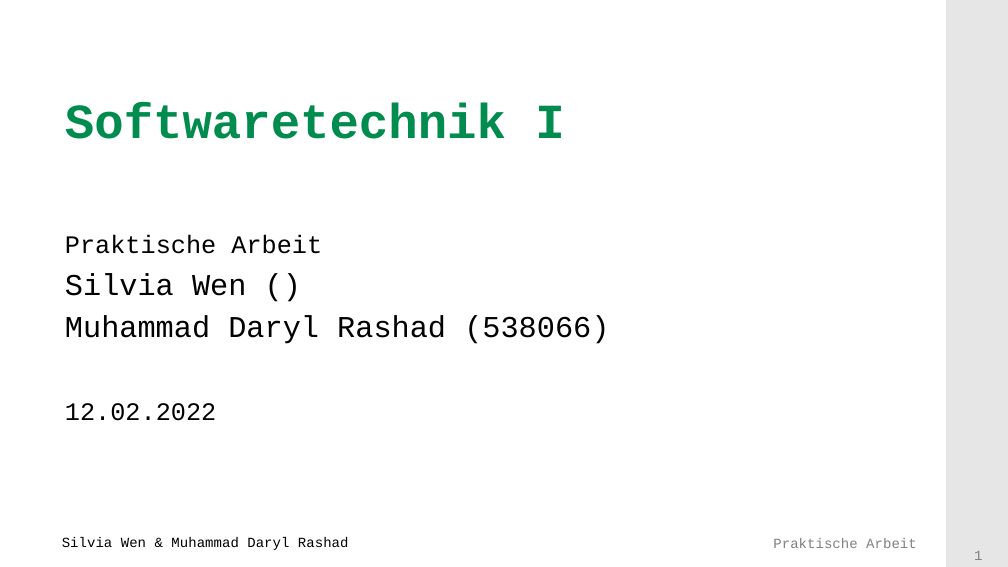
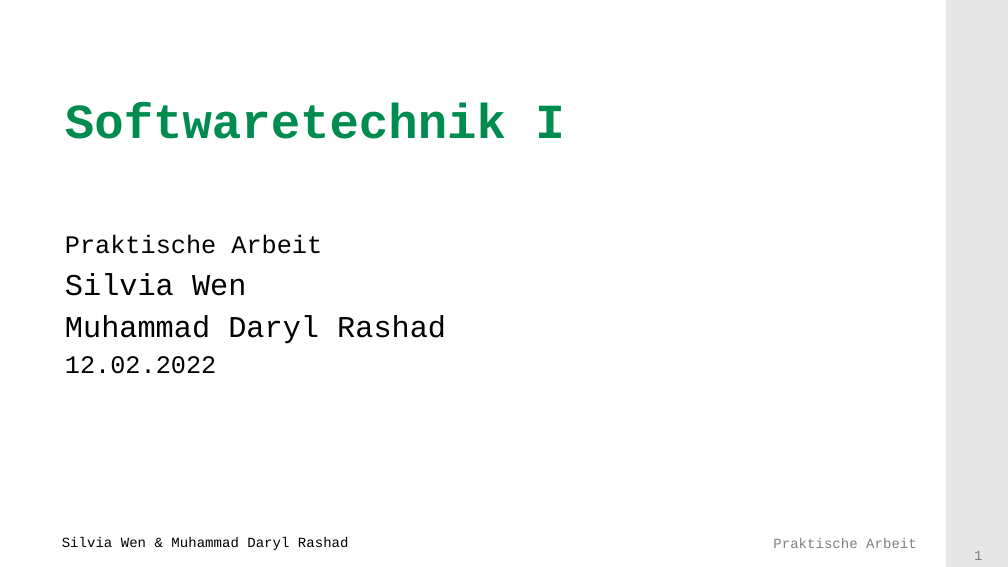
Before and after one commit to Mufasaxi/SimpleBank, a slide deck: slide 1 of Vorlage_Praesentation_2022_Subgroup_2_4_OOA.pptx. Drawn at 1008x567 pixels with LibreOffice and Linux fonts; fonts in the diff are those of the drawing; background and template pictures are left out. Boxes give left, top, right and bottom in pixels: in the first picture for what was removed or moved away, otherwise in the second. Text is boxed around its words. In the diff, an @@ line names an element or a change of style, - is before the commit and + after.

```diff
--- a/Vorlage_Praesentation_2022_Subgroup_2_4_OOA.pptx
+++ b/Vorlage_Praesentation_2022_Subgroup_2_4_OOA.pptx
@@ subtitle at [65,273,446,344]: text changed @@
-Silvia Wen ()
-Muhammad Daryl Rashad (538066)
+Silvia Wen
+Muhammad Daryl Rashad
```
Also in this commit, not shown: 1 other slide changed, 1 slide added, 1 slide removed.
